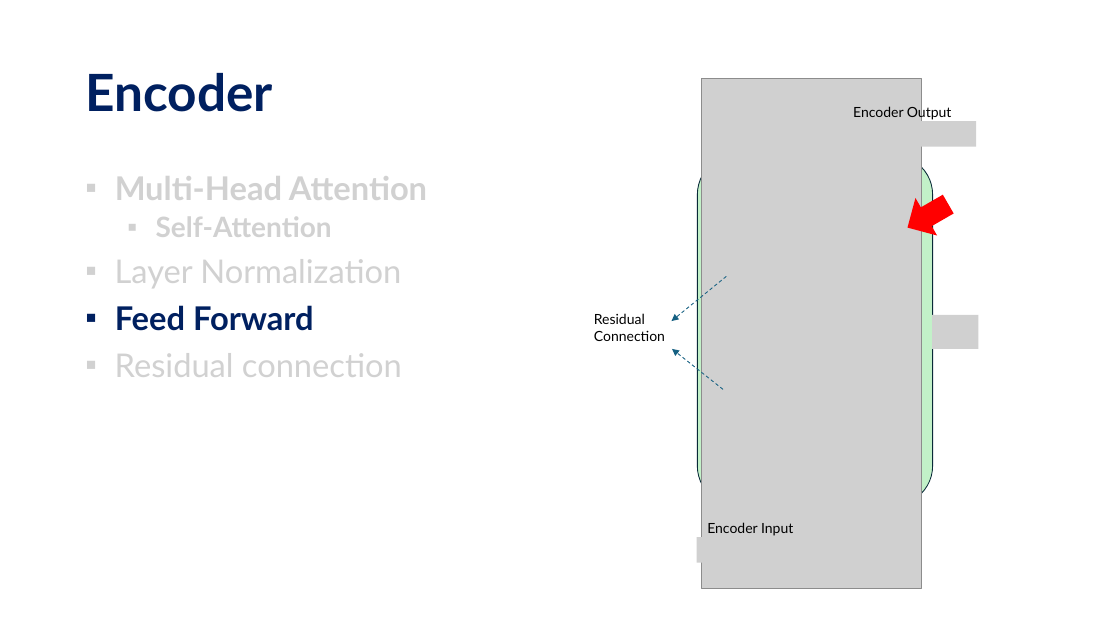
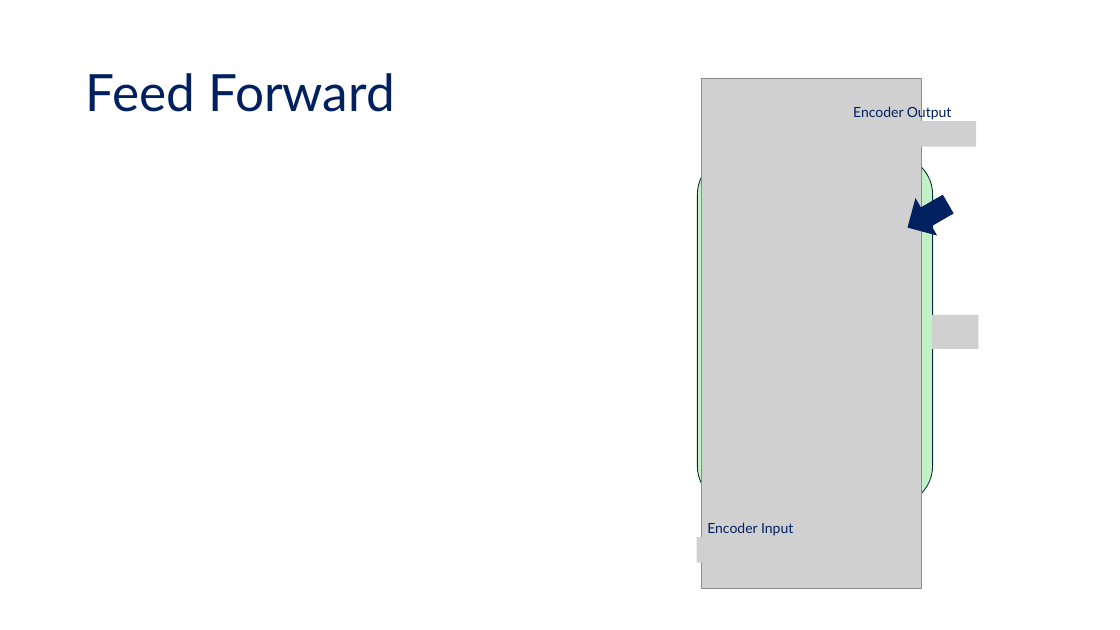
Before and after one commit to tanquangduong/transformer-pt, a slide deck: slide 66 of presentation/Transformer_Udemy/Udemy_P2_Introduction to Transformer.pptx (slide 55 before the commit). Drawn at 1120x630 pixels with LibreOffice and Linux fonts; fonts in the diff are those of the drawing; grey boxes stand for pictures. Boxes give left, top, right and bottom in pixels: in the first picture for what was removed or moved away, otherwise in the second. Text is boxed around its words. In the diff, an @@ line names an element or a change of style, - is before the commit and + after.

```diff
--- a/presentation/Transformer_Udemy/Udemy_P2_Introduction to Transformer.pptx
+++ b/presentation/Transformer_Udemy/Udemy_P2_Introduction to Transformer.pptx
@@ title at <box>85,73,395,112</box>: text changed; bold off @@
-Encoder
+Feed Forward
@@ text "Encoder Output" at <box>853,105,952,121</box>: text colour #000000 to #002060 @@
@@ text removed at <box>115,176,427,377</box> @@
-▪ Multi-Head Attention
-  ▪ Self-Attention
-▪ Layer Normalization
-▪ Feed Forward
-▪ Residual connection
@@ right arrow at <box>897,185,960,247</box>: fill #FF0000 to #002060 @@
@@ arrow removed from (727, 276) to (671, 321) @@
@@ text removed at <box>594,313,665,341</box> @@
-Residual Connection
@@ arrow removed from (723, 390) to (672, 349) @@
@@ text "Encoder Input" at <box>707,522,793,536</box>: text colour #000000 to #002060 @@
```
Also in this commit, not shown: 75 other slides changed, 25 slides added, 8 slides removed, 20 other files.
